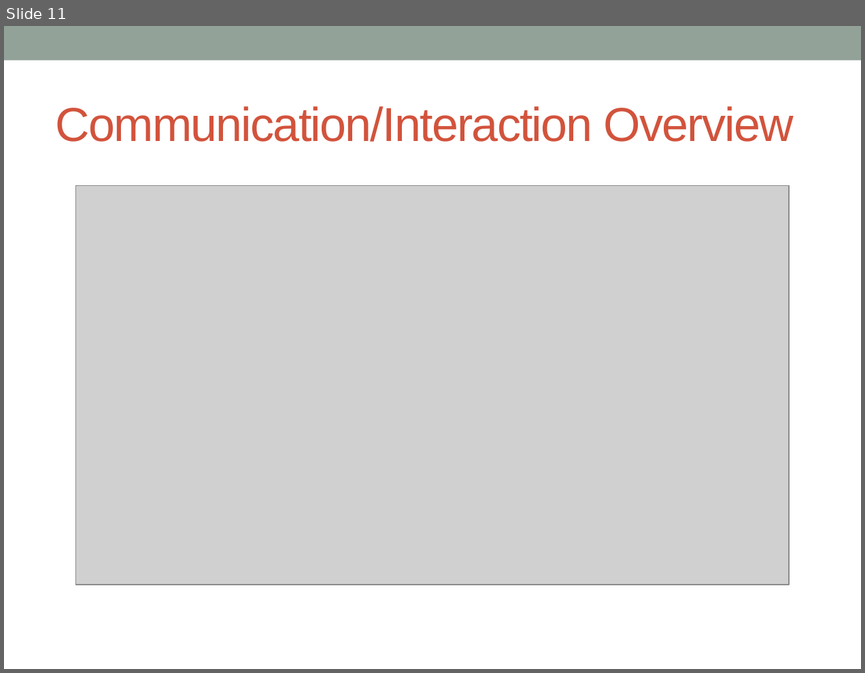
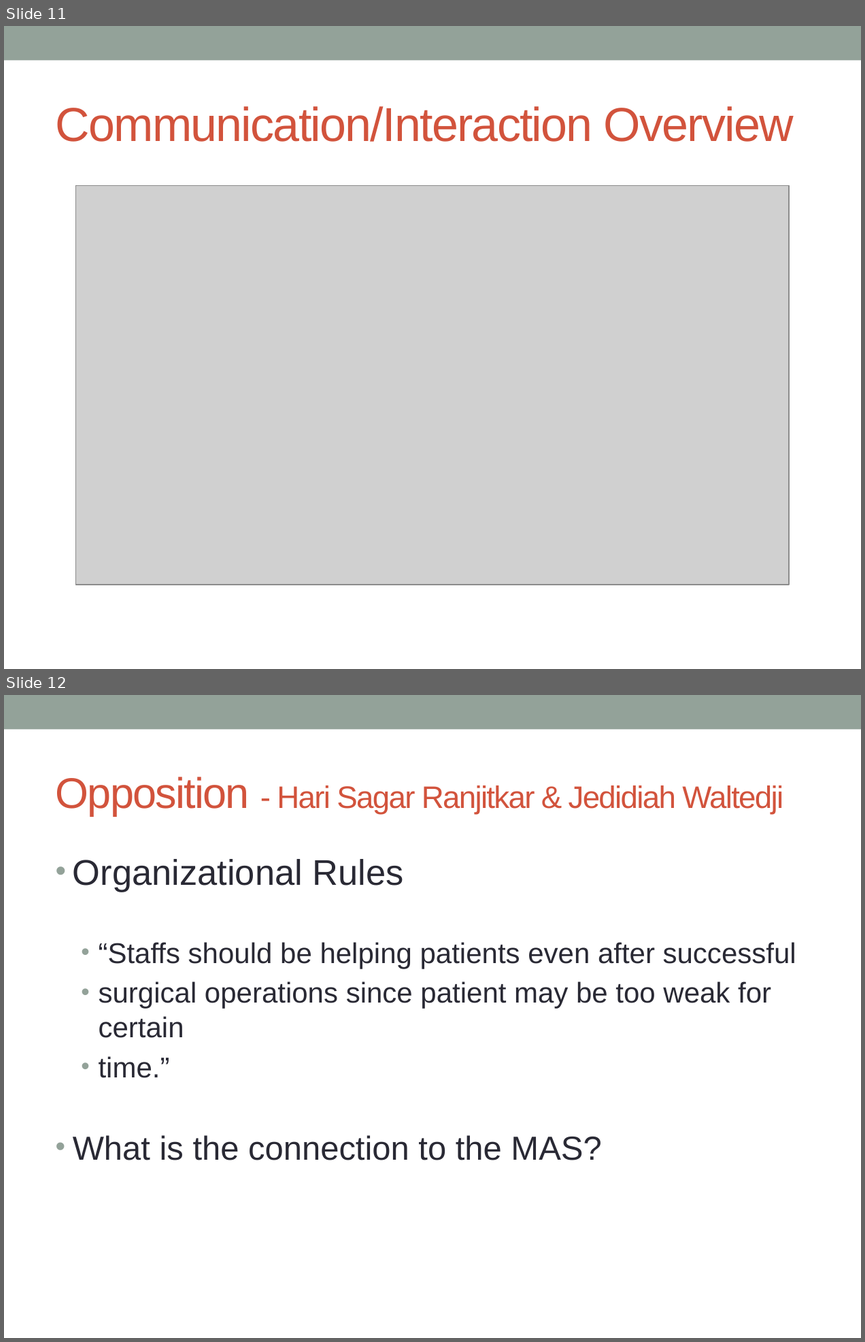
Before and after one commit to IsNull/Tacy, a slide deck: documentation/OperationRoom/presentation/ORP_neher_buettiker.pptx. Shown one above the other, each under a label of ours: slide 11 before the commit, slides 11 and 12 after it. The pictures are 865x673 and 865x1342 pixels, drawn with LibreOffice and Linux fonts; fonts in the diff are those of the drawing; grey boxes stand for pictures. Boxes give left, top, right and bottom in pixels: in the first picture for what was removed or moved away, otherwise in the second. Text is boxed around its words. In the diff, an @@ line names an element or a change of style, - is before the commit and + after.

```diff
--- a/documentation/OperationRoom/presentation/ORP_neher_buettiker.pptx
+++ b/documentation/OperationRoom/presentation/ORP_neher_buettiker.pptx
@@ slide 12 added at <box>4,695,861,1338</box>, background #FFFFFF; not listed: 1 template element that a slide beside it also shows @@
@@ title added at <box>56,777,783,816</box>, 26.1 pt, text #D2533C @@
+Opposition - Hari Sagar Ranjitkar & Jedidiah Waltedji
@@ text added at <box>73,859,796,1160</box>, 24 pt, text #292934 @@
+• Organizational Rules
+  • “Staffs should be helping patients even after successful
+  • surgical operations since patient may be too weak for certain
+  • time.”
+• What is the connection to the MAS?
```
Also in this commit, not shown: 4 slides changed, 1 other slide added, 1 slide removed.
